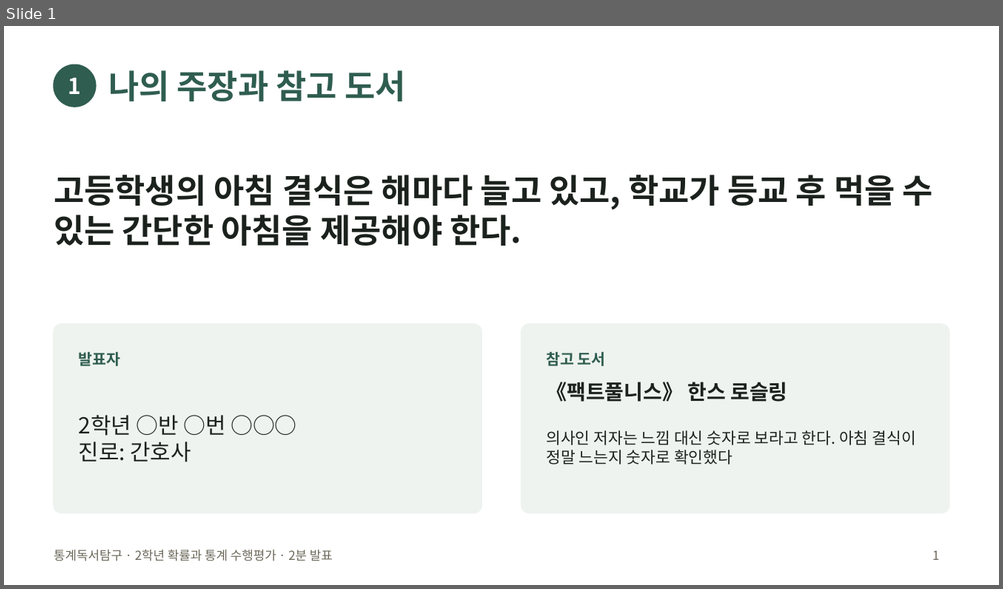
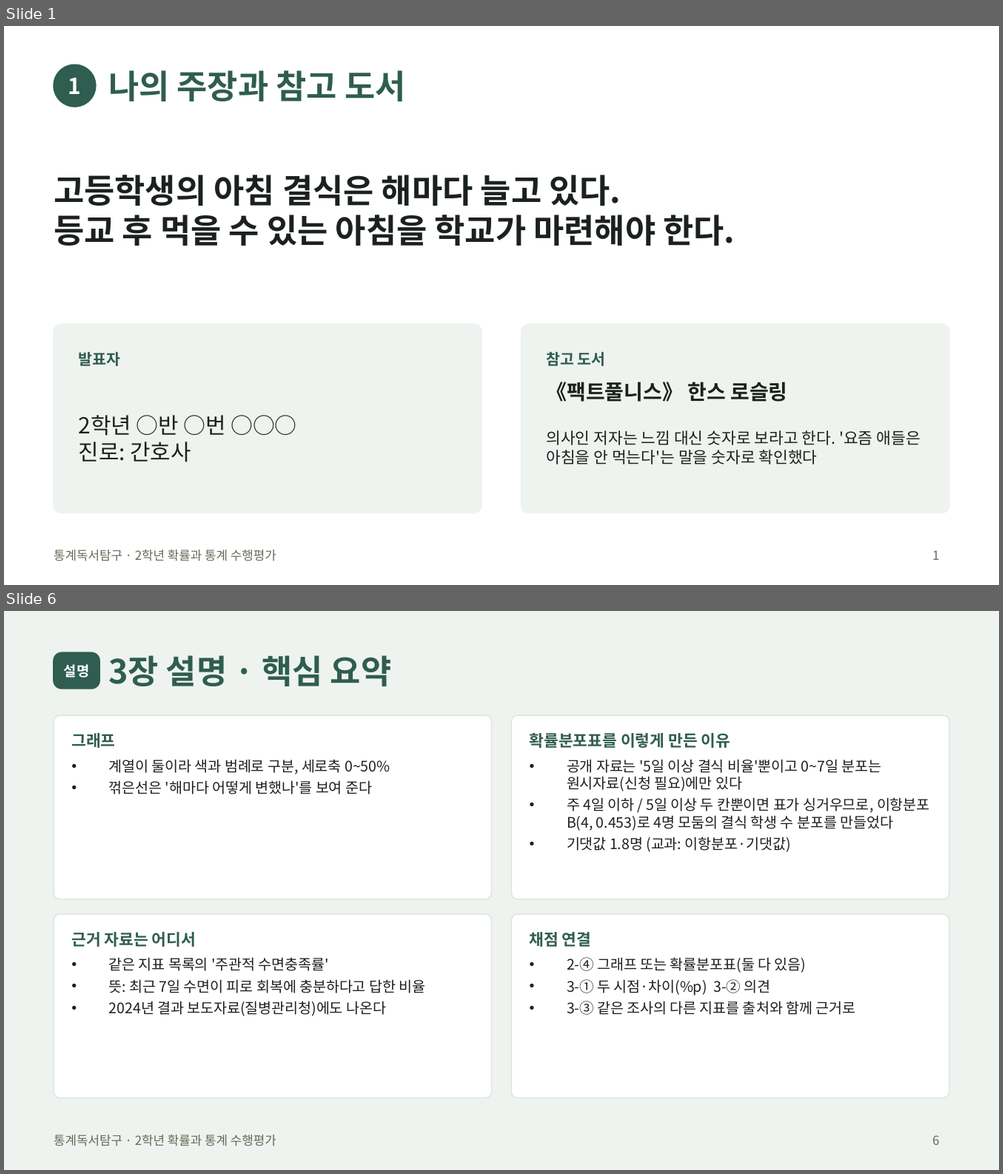
Before and after one commit to jaegeunsongsong/autobot, a slide deck: docs/2026-2학기-통계독서탐구-수행평가/발표예시-간호.pptx. Shown one above the other, each under a label of ours: slide 1 before the commit, slides 1 and 6 after it; the slides between them are not shown. The pictures are 1003x589 and 1003x1174 pixels, drawn with LibreOffice and Linux fonts; fonts in the diff are those of the drawing. Boxes give left, top, right and bottom in pixels: in the first picture for what was removed or moved away, otherwise in the second. Text is boxed around its words. In the diff, an @@ line names an element or a change of style, - is before the commit and + after.

```diff
--- a/docs/2026-2학기-통계독서탐구-수행평가/발표예시-간호.pptx
+++ b/docs/2026-2학기-통계독서탐구-수행평가/발표예시-간호.pptx
@@ slide 6 added at (4,611,999,1170), background #EEF3EF; not listed: 1 template element that a slide beside it also shows @@
@@ rounded rectangle added at (54,652,99,689), fill #2F5D50, outline #2F5D50 1 pt @@
@@ text added at (64,664,89,678), 10 pt, text #FFFFFF, bold @@
+설명
@@ title added at (108,655,391,686), 24 pt, text #2F5D50, bold @@
+3장 설명 · 핵심 요약
@@ rounded rectangle added at (54,715,492,900), fill #FFFFFF, outline #DCE5DF 0.75 pt @@
@@ rounded rectangle added at (511,715,949,900), fill #FFFFFF, outline #DCE5DF 0.75 pt @@
@@ text added at (71,733,115,748), 11.5 pt, text #2F5D50, bold @@
+그래프
@@ text added at (529,733,731,748), 11.5 pt, text #2F5D50, bold @@
+확률분포표를 이렇게 만든 이유
@@ text added at (109,759,390,795), 10.5 pt, text #1B211D @@
+• 계열이 둘이라 색과 범례로 구분, 세로축 0~50%
+• 꺾은선은 '해마다 어떻게 변했나'를 보여 준다
@@ text added at (566,759,930,852), 10.5 pt, text #1B211D @@
+• 공개 자료는 '5일 이상 결식 비율'뿐이고 0~7일 분포는 원시자료(신청 필요)에만 있다
+• 주 4일 이하 / 5일 이상 두 칸뿐이면 표가 싱거우므로, 이항분포 B(4, 0.453)로 4명 모둠의 결식 학생 수 분포를 만들었다
+• 기댓값 1.8명 (교과: 이항분포·기댓값)
@@ rounded rectangle added at (54,914,492,1099), fill #FFFFFF, outline #DCE5DF 0.75 pt @@
@@ rounded rectangle added at (511,914,949,1099), fill #FFFFFF, outline #DCE5DF 0.75 pt @@
@@ text added at (71,932,196,947), 11.5 pt, text #2F5D50, bold @@
+근거 자료는 어디서
@@ text added at (529,932,592,947), 11.5 pt, text #2F5D50, bold @@
+채점 연결
@@ text added at (109,957,426,1017), 10.5 pt, text #1B211D @@
+• 같은 지표 목록의 '주관적 수면충족률'
+• 뜻: 최근 7일 수면이 피로 회복에 충분하다고 답한 비율
+• 2024년 결과 보도자료(질병관리청)에도 나온다
@@ text added at (566,957,856,1015), 10.5 pt, text #1B211D @@
+• 2-④ 그래프 또는 확률분포표(둘 다 있음)
+• 3-① 두 시점·차이(%p) 3-② 의견
+• 3-③ 같은 조사의 다른 지표를 출처와 함께 근거로
@@ page number added at (932,1136,939,1145), 9 pt, text #6B6759 @@
+6
@@ slide 1 changed as well @@
@@ text at (54,175,735,246): text changed @@
-고등학생의 아침 결식은 해마다 늘고 있고, 학교가 등교 후 먹을 수 있는 간단한 아침을 제공해야 한다.
+고등학생의 아침 결식은 해마다 늘고 있다.
+등교 후 먹을 수 있는 아침을 학교가 마련해야 한다.
@@ text at (546,431,920,465): text changed @@
-의사인 저자는 느낌 대신 숫자로 보라고 한다. 아침 결식이 정말 느는지 숫자로 확인했다
+의사인 저자는 느낌 대신 숫자로 보라고 한다. '요즘 애들은 아침을 안 먹는다'는 말을 숫자로 확인했다
@@ text at (54,550,276,562): text changed @@
-통계독서탐구 · 2학년 확률과 통계 수행평가 · 2분 발표
+통계독서탐구 · 2학년 확률과 통계 수행평가
```
Also in this commit, not shown: 3 other slides changed, 3 other slides added, 8 other files.
